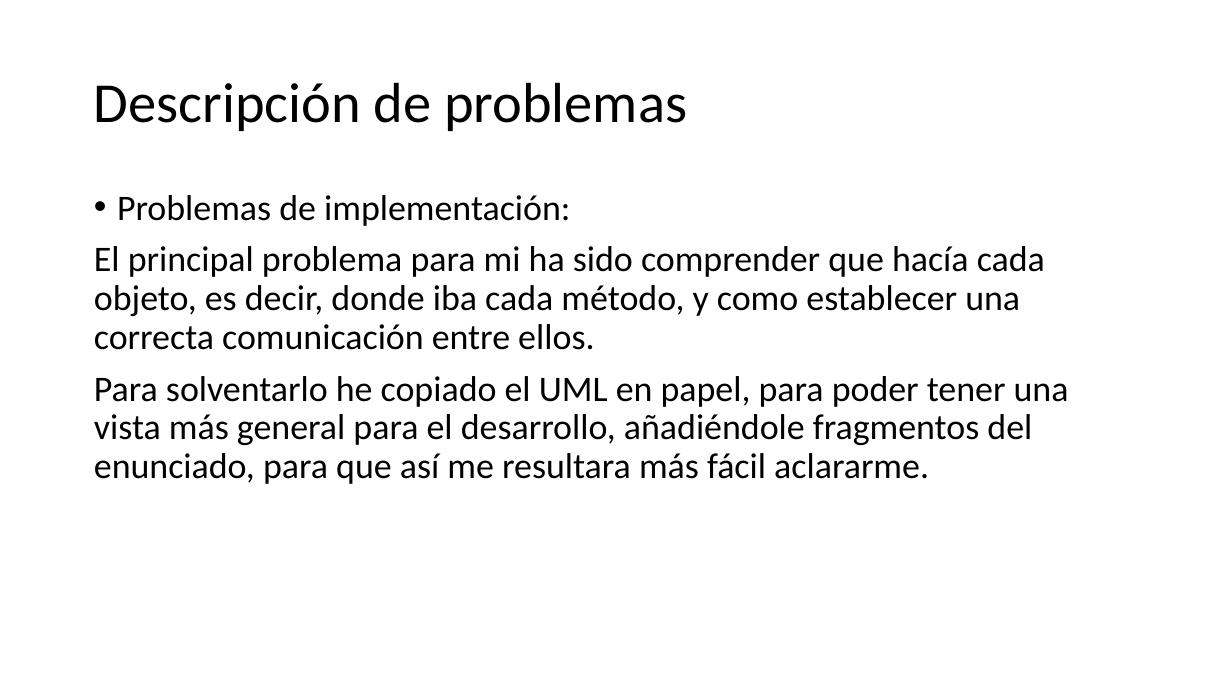
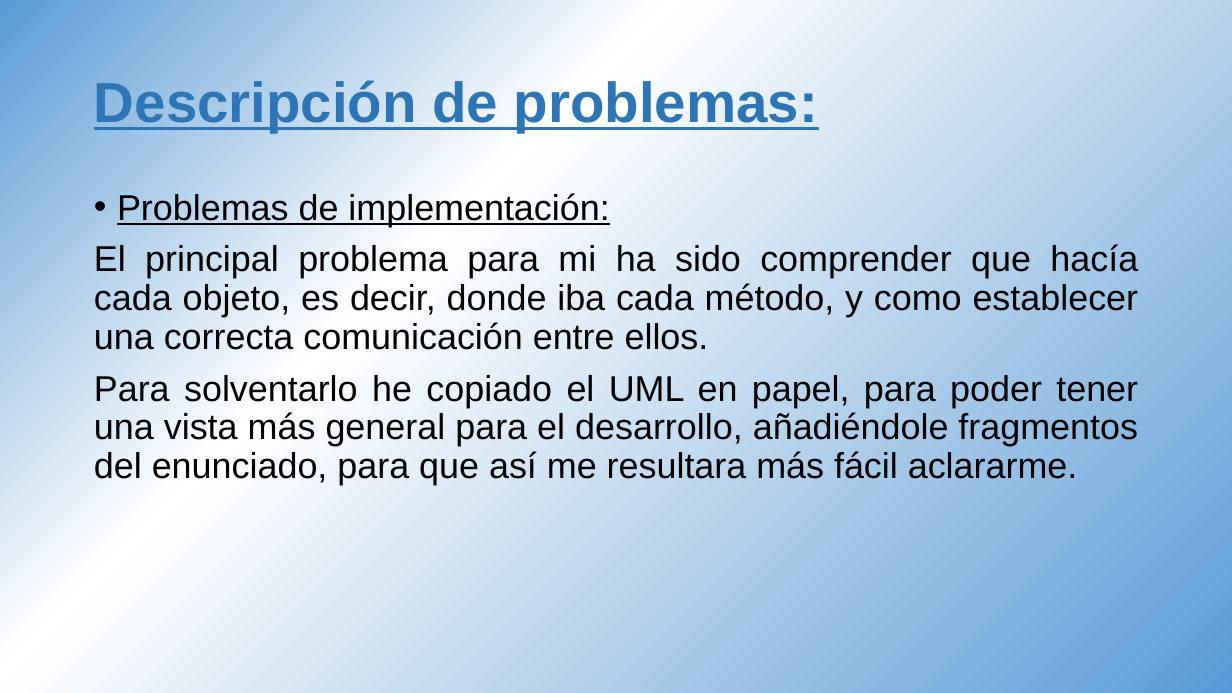
Before and after one commit to IhoFenixMFS/pracPOOjun18, a slide deck: slide 8 of poo.pptx. Drawn at 1232x693 pixels with LibreOffice and Linux fonts; fonts in the diff are those of the drawing. Boxes give left, top, right and bottom in pixels: in the first picture for what was removed or moved away, otherwise in the second. Text is boxed around its words. In the diff, an @@ line names an element or a change of style, - is before the commit and + after.

```diff
--- a/poo.pptx
+++ b/poo.pptx
@@ background #FFFFFF to gradient #5B9BD5 to #FFFFFF @@
@@ title at <box>94,77,818,132</box>: text changed; font Calibri to Arial; text colour #000000 to #2E75B6; bold on @@
-Descripción de problemas
+Descripción de problemas:
@@ text "Problemas de implementación:" at <box>94,193,1139,485</box>: font Calibri to Arial; underline on in "Problemas de implementación:"; alignment left to justified @@
```
Also in this commit, not shown: 11 other slides changed, 2 slides added, 1 slide removed.
